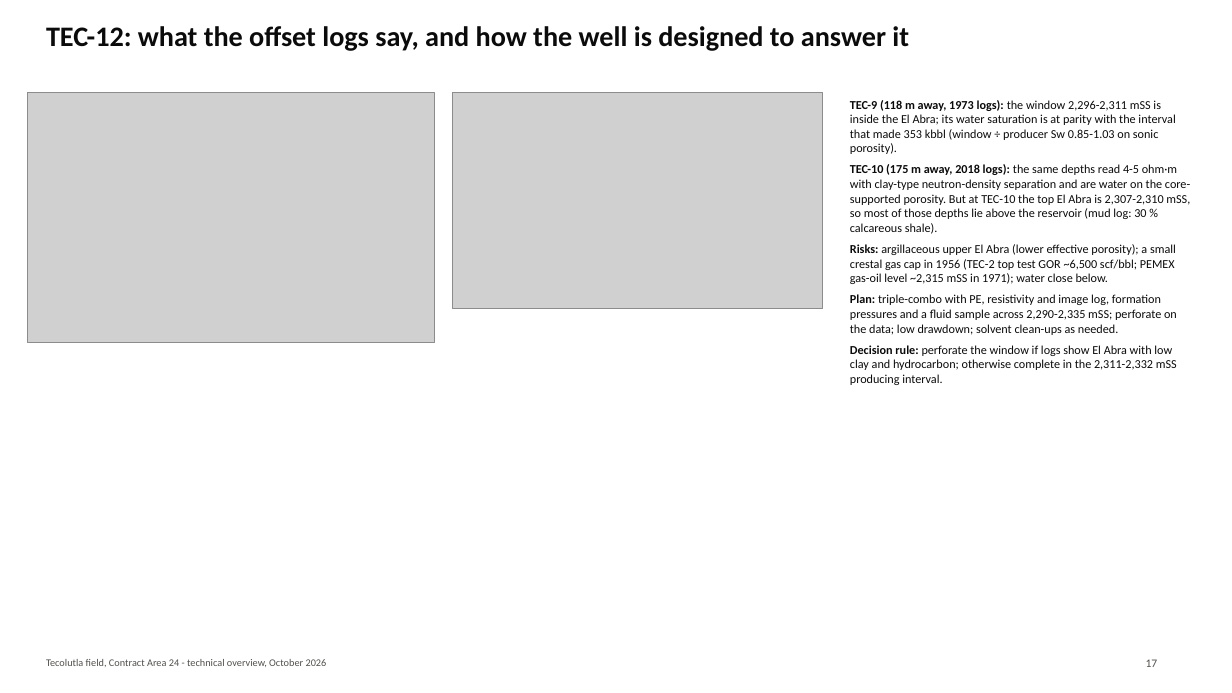
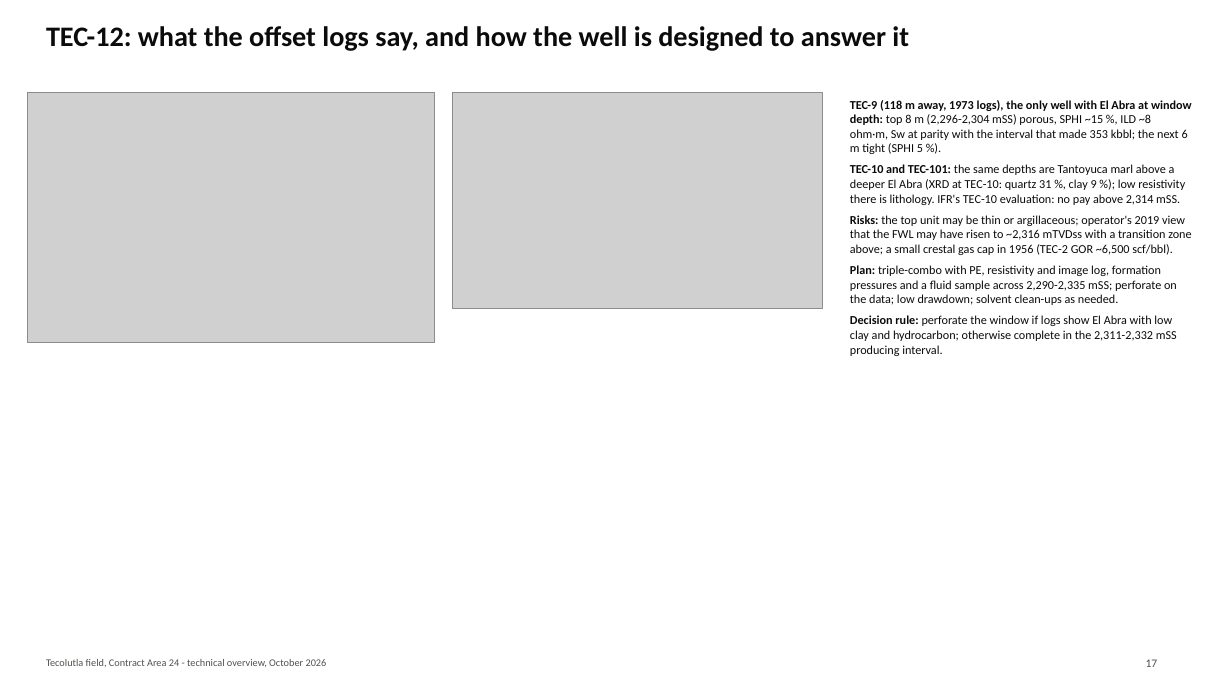
Before and after one commit to gunner1976/git_practice, a slide deck: slide 17 of docs/Tecolutla_Technical_Overview.pptx. Drawn at 1232x693 pixels with LibreOffice and Linux fonts; fonts in the diff are those of the drawing; grey boxes stand for pictures. Boxes give left, top, right and bottom in pixels: in the first picture for what was removed or moved away, otherwise in the second. Text is boxed around its words. In the diff, an @@ line names an element or a change of style, - is before the commit and + after.

```diff
--- a/docs/Tecolutla_Technical_Overview.pptx
+++ b/docs/Tecolutla_Technical_Overview.pptx
@@ text at [850,100,1192,255]: text changed @@
-TEC-9 (118 m away, 1973 logs): the window 2,296-2,311 mSS is inside the El Abra; its water saturation is at parity with the interval that made 353 kbbl (window ÷ producer Sw 0.85-1.03 on sonic porosity).
-TEC-10 (175 m away, 2018 logs): the same depths read 4-5 ohm·m with clay-type neutron-density separation and are water on the core-supported porosity. But at TEC-10 the top El Abra is 2,307-2,310 mSS, so most of those depths lie above the reservoir (mud log: 30 % calcareous shale).
-Risks: argillaceous upper El Abra (lower effective porosity); a small crestal gas cap in 1956 (TEC-2 top test GOR ~6,500 scf/bbl; PEMEX gas-oil level ~2,315 mSS in 1971); water close below.
+TEC-9 (118 m away, 1973 logs), the only well with El Abra at window depth: top 8 m (2,296-2,304 mSS) porous, SPHI ~15 %, ILD ~8 ohm·m, Sw at parity with the interval that made 353 kbbl; the next 6 m tight (SPHI 5 %).
+TEC-10 and TEC-101: the same depths are Tantoyuca marl above a deeper El Abra (XRD at TEC-10: quartz 31 %, clay 9 %); low resistivity there is lithology. IFR's TEC-10 evaluation: no pay above 2,314 mSS.
+Risks: the top unit may be thin or argillaceous; operator's 2019 view that the FWL may have risen to ~2,316 mTVDss with a transition zone above; a small crestal gas cap in 1956 (TEC-2 GOR ~6,500 scf/bbl).
```
Also in this commit, not shown: 17 other slides changed, 1 slide added, 2 other files.
